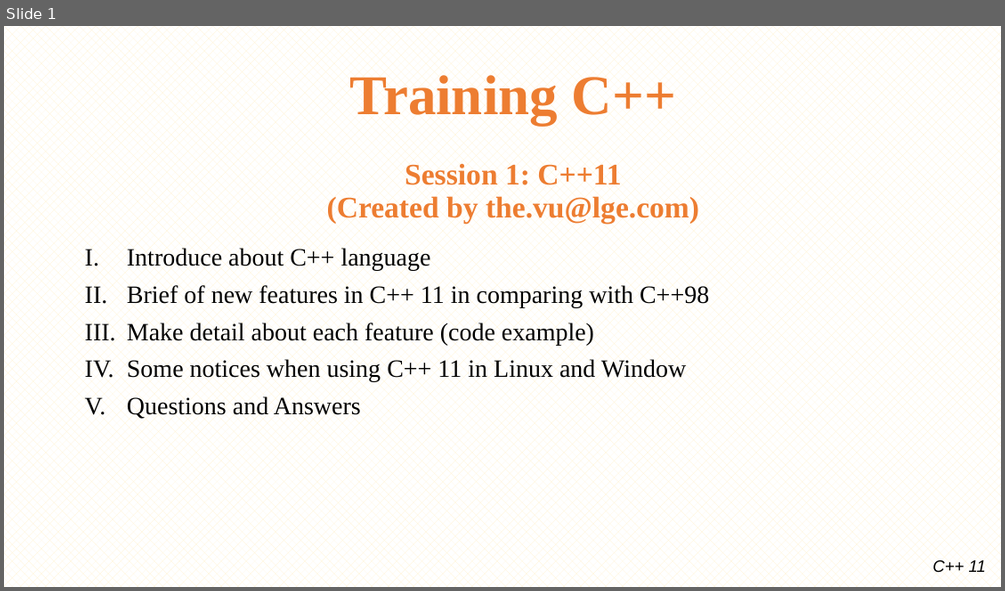
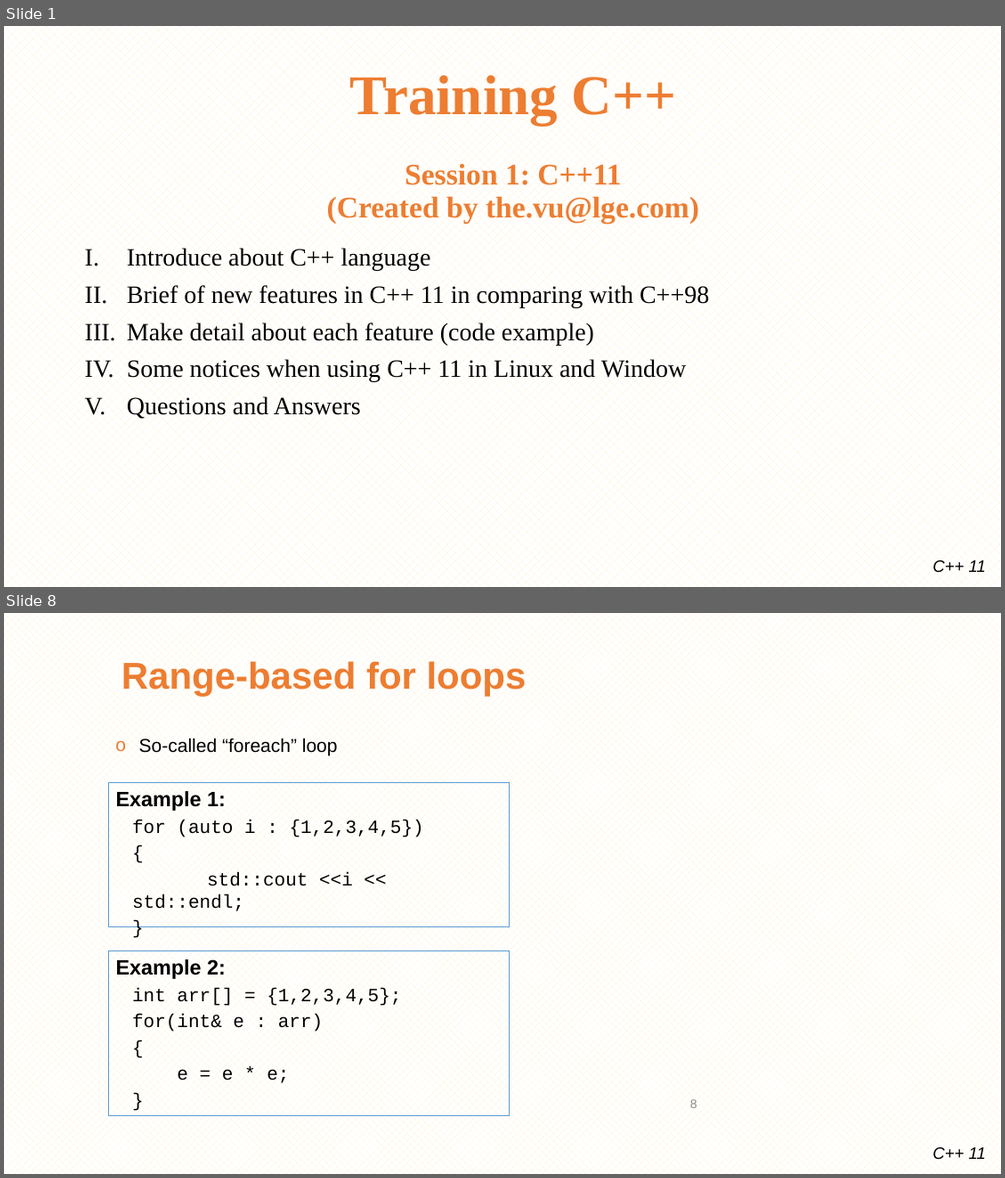
Before and after one commit to minhthedt/hello-world, a slide deck: Training/LG_Training_C++11.pptx. Shown one above the other, each under a label of ours: slide 1 before the commit, slides 1 and 8 after it; the slides between them are not shown. The pictures are 1005x591 and 1005x1178 pixels, drawn with LibreOffice and Linux fonts; fonts in the diff are those of the drawing; background and template pictures are left out. Boxes give left, top, right and bottom in pixels: in the first picture for what was removed or moved away, otherwise in the second. Text is boxed around its words. In the diff, an @@ line names an element or a change of style, - is before the commit and + after.

```diff
--- a/Training/LG_Training_C++11.pptx
+++ b/Training/LG_Training_C++11.pptx
@@ slide 8 added at [4, 613, 1001, 1174], background pattern #FFF2CC on #FFFFFF; not listed: 1 template element that a slide beside it also shows @@
@@ title added at [121, 661, 526, 696], 36 pt, text #ED7D31, bold @@
+Range-based for loops
@@ text added at [139, 738, 338, 755], 18 pt, text #000000 @@
+o So-called “foreach” loop
@@ rectangle added at [109, 782, 509, 926], outline #5B9BD5 0.75 pt, 18 pt, text #000000 @@
+Example 1:
+  for (auto i : {1,2,3,4,5})
+  {
+  std::cout <<i << std::endl;
+  }
@@ rectangle added at [109, 950, 509, 1115], outline #5B9BD5 0.75 pt, 18 pt, text #000000 @@
+Example 2:
+  int arr[] = {1,2,3,4,5};
+  for(int& e : arr)
+  {
+  e = e * e;
+  }
@@ page number added at [690, 1099, 697, 1108], 12 pt, text #8C8C8C @@
+8
```
Also in this commit, not shown: 4 slides changed, 34 other slides added, 9 slides removed, 21 other files.
